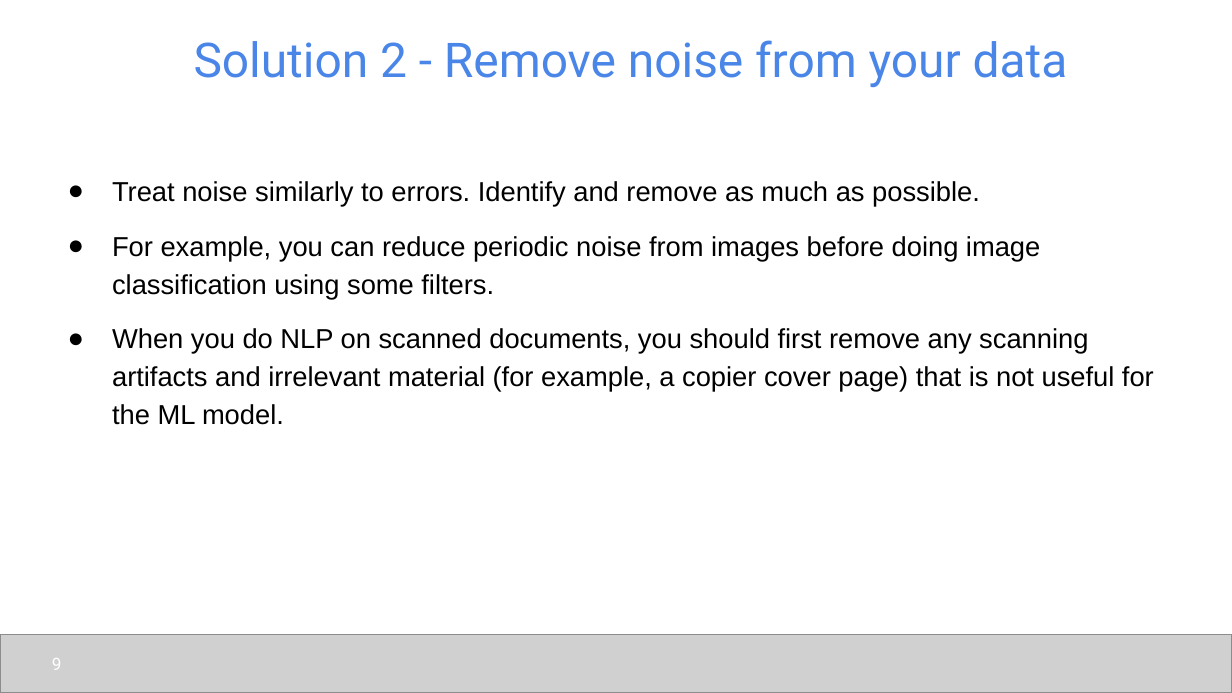
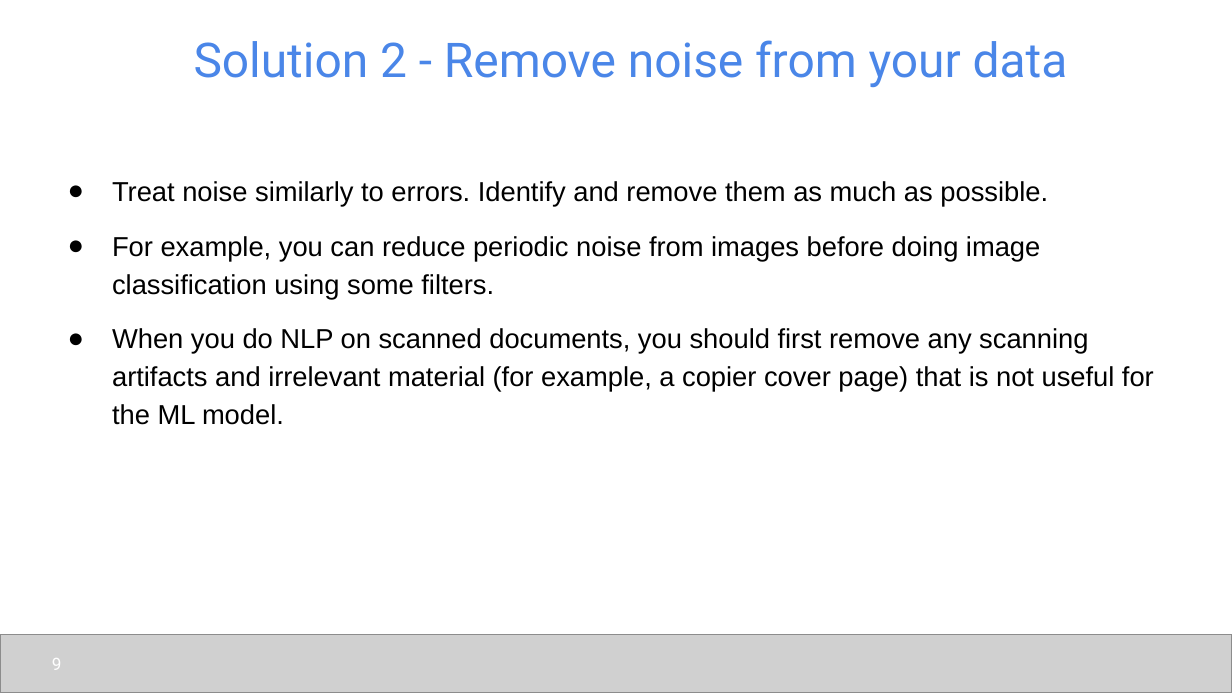
Before and after one commit to udel-cbcb/al_ml_workshop, a slide deck: slide 9 of Day_2/Lectures/Day_2_Lecture_2_Data_Readiness_for_AI_ML_CheckList.pptx. Drawn at 1232x693 pixels with LibreOffice and Linux fonts; fonts in the diff are those of the drawing; grey boxes stand for pictures. Boxes give left, top, right and bottom in pixels: in the first picture for what was removed or moved away, otherwise in the second. Text is boxed around its words. In the diff, an @@ line names an element or a change of style, - is before the commit and + after.

```diff
--- a/Day_2/Lectures/Day_2_Lecture_2_Data_Readiness_for_AI_ML_CheckList.pptx
+++ b/Day_2/Lectures/Day_2_Lecture_2_Data_Readiness_for_AI_ML_CheckList.pptx
@@ text at bbox=[112, 181, 1048, 207]: text changed @@
-● Treat noise similarly to errors. Identify and remove as much as possible.
+● Treat noise similarly to errors. Identify and remove them as much as possible.
```
Also in this commit, not shown: 5 other files.
